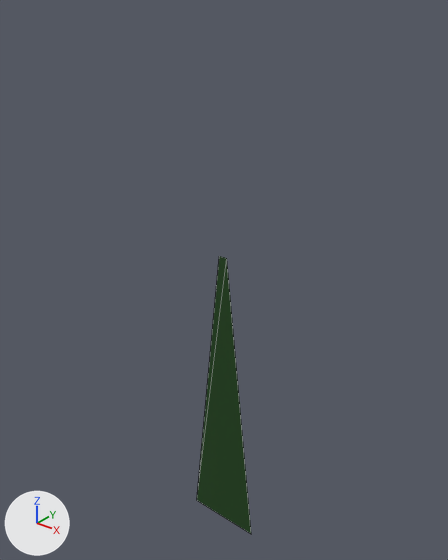
Two versions of the glTF model assets/models/grass.glb, one commit apart.
The view is the same before and after, from a 50 mm camera at (0.834, -1.039, 1.416) aimed at (-0.023, 0.033, 0.752). Arrows for +X, +Y and +Z are at lower left; the lights stay in place. Mesh edges are drawn as thin lines. Where no turn or scale is listed for an object, it has been applied to the vertices.
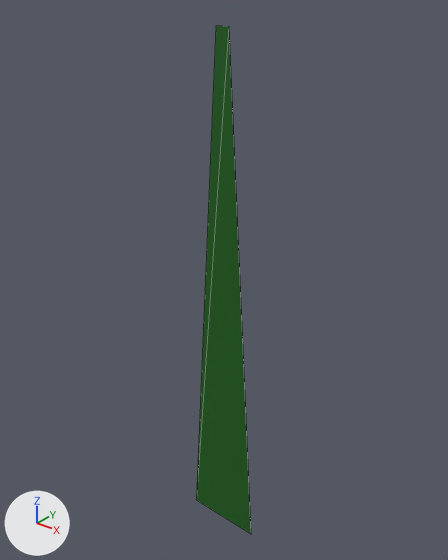
The newer file is also rescaled (x0.43), turned or shifted as a whole; pictures and numbers use the older file's frame.

Where the change shows, as pixel boxes [x1, y1, x2, y2] in the pictures (448 x 560 px):
```json
{"object": "Plane", "change": "recoloured, reshaped", "before": [197, 256, 251, 534], "after": [197, 25, 251, 534], "on screen": "83% taller"}
```

Scene script edits in JSON lines:
```json
{"op": "set", "path": "mat_material_001.base_color", "old": "(0.0106, 0.0574, 0.00722)", "new": "(0.00908, 0.119, 0.00786)", "note": "dark green #1a4414 -> dark green #186116"}
{"block": "me_plane", "where": "me_plane.from_pydata(...)  # 4 vertices, 2 faces; spans x -0.102..0.102, y 0.0, z -0.413..0.413"}
{"block": "me_plane", "where": "# used by ob_plane; location = (0.0, 0.0, 0.417)"}
{"block": "me_plane", "change": "me_plane part 1"}
{"op": "set", "path": "me_plane.vertices[2].co", "old": "(-0.011, 0.0, 0.413)", "new": "(-0.016, 0.0, 0.915)", "note": "pixel (219, 256) -> pixel (216, 25)"}
{"op": "set", "path": "me_plane.vertices[3].co", "old": "(0.011, 0.0, 0.413)", "new": "(0.016, 0.0, 0.915)", "note": "pixel (226, 258) -> pixel (229, 26)"}
```
